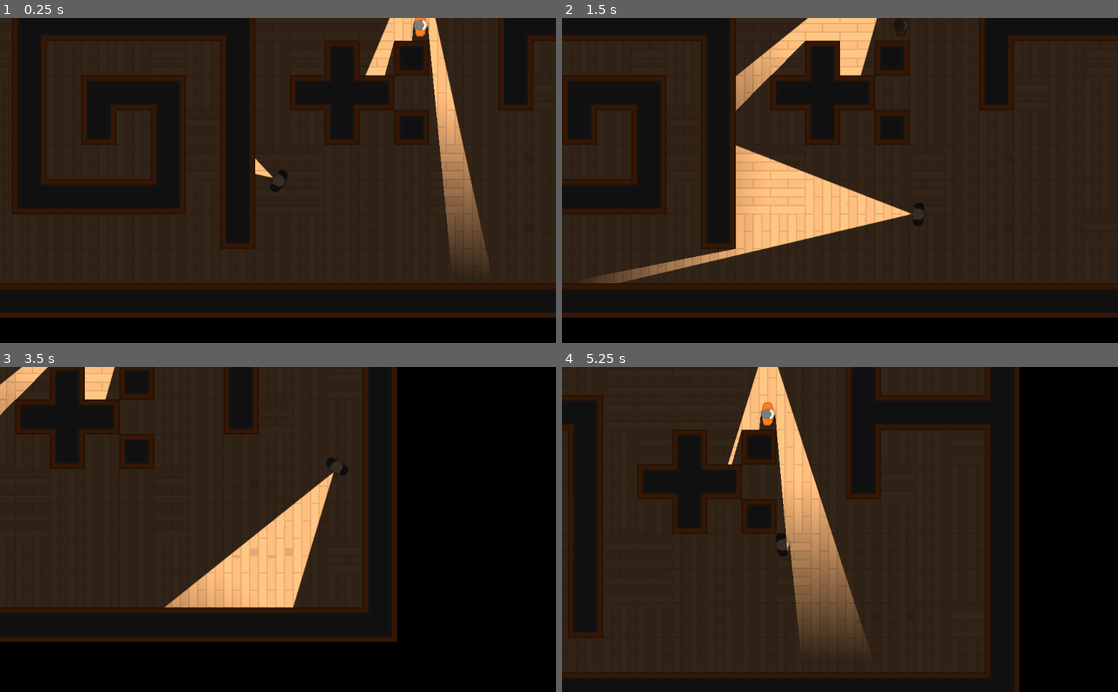
Above: before the commit, frames 1-4 (two rows, left to right).
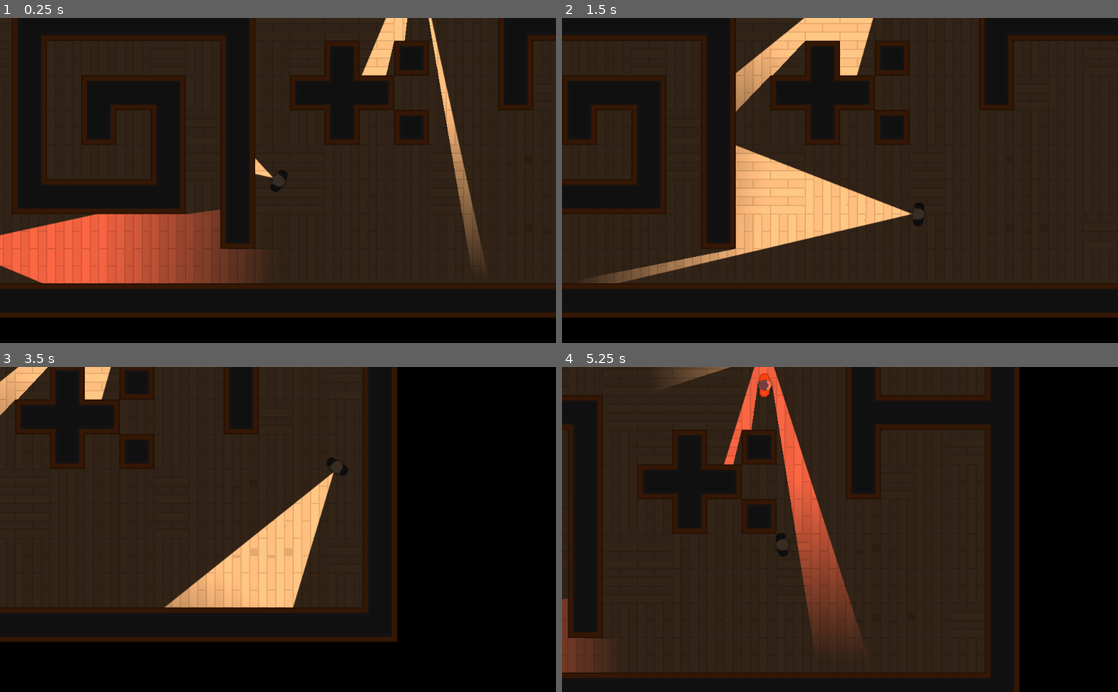
Above: after the commit, the same moments.

Repository: ikostan/HeistMeisters
Game: Godot game, scene res://Levels/TemplateLevel.tscn
The game is run twice, just before and just after one commit, with the same random seed, the same clock (stepped at 60 frames per second) and the same inputs.
Inputs (mouse positions are in pixels of both pictures, inside the frame that each line leads up to):
- Up to frame 1 (0.25 s): no input
- Up to frame 2 (1.5 s): move the mouse to (962, 164) at 0.52 s; hold D (move_right) 0.53-1.28 s; tap E (torch_on) at 0.6, 1.35 s; move the mouse to (728, 196) at 1.27 s; hold C (move_down) from 1.28 s (still down)
- Up to frame 3 (3.5 s): move the mouse to (333, 458) at 2.02 s; release C (move_down) at 2.03 s; hold D (move_right) 2.03-2.78 s; tap E (torch_on) at 2.1, 2.85 s; move the mouse to (250, 594) at 2.77 s; hold W (move_up) from 2.78 s (still down)
- Up to frame 4 (5.25 s): move the mouse to (1006, 578) at 3.52 s; release W (move_up) at 3.53 s; hold A (move_left) 3.53-5.03 s; tap E (torch_on) at 3.6, 4.35, 5.1 s; move the mouse to (673, 480) at 4.27 s; move the mouse to (867, 529) at 5.02 s; hold C (move_down) from 5.03 s (still down)

The runs differ from the first frame. In frame 1, 11% of the frame differs, in the area x 0-88%, y 0-82%; in frame 2, 0.4%; in frame 3, 0.2%; in frame 4, 7.4%.

Commit message:
Camera detection

Diff:
--- a/Levels/TemplateLevel.tscn
+++ b/Levels/TemplateLevel.tscn
@@ -13,15 +13,26 @@
 format = 1
 tile_data = PoolIntArray( -458763, 0, 0, -458762, 0, 2, -458761, 0, 2, -458760, 0, 2, -458759, 0, 2, -458758, 0, 2, -45 …(5095 unchanged characters)…
 
+[node name="TemplateCharacter" parent="." instance=ExtResource( 3 )]
+position = Vector2( 235.839, -82.5325 )
+
 [node name="Player" parent="." instance=ExtResource( 2 )]
 position = Vector2( -22.2236, 257.953 )
 
 [node name="CanvasModulate" type="CanvasModulate" parent="."]
 color = Color( 0.227451, 0.219608, 0.219608, 1 )
 
-[node name="TemplateCharacter" parent="." instance=ExtResource( 3 )]
-position = Vector2( 241.502, -29.1872 )
+[node name="NPC" type="Node" parent="."]
 
-[node name="SecurityCam" parent="." instance=ExtResource( 4 )]
-position = Vector2( 240.984, -184.508 )
+[node name="Cameras" type="Node" parent="NPC"]
+
+[node name="SecurityCam" parent="NPC/Cameras" instance=ExtResource( 4 )]
+position = Vector2( 233.862, -184.255 )
 rotation = 1.5708
+
+[node name="SecurityCam2" parent="NPC/Cameras" instance=ExtResource( 4 )]
+position = Vector2( 633.605, -260.669 )
+rotation = 3.14159
+
+[node name="SecurityCam3" parent="NPC/Cameras" instance=ExtResource( 4 )]
+position = Vector2( -632.723, 375.805 )
--- /dev/null
+++ b/NPC/PlayerDetection.gd
@@ -0,0 +1,30 @@
+extends "res://Characters/TemplateCharacter/TemplateCharacter.gd"
+
+
+const RED = Color('e76767')
+const WHITE = Color('ffffff')
+const VIEW_RANGE = 20
+
+var Player
+
+
+func _ready():
+	Player = get_node('/root').find_node('Player', true, false)
+
+
+func _process(delta):
+
+	if player_detected():
+		$Light2D.color = RED
+	else:
+		$Light2D.color = WHITE
+
+
+func player_detected():
+	var camera_direction = Vector2(1,0).rotated(global_rotation)
+	var player_direction = (Player.position - global_position).normalized()
+
+	if abs(player_direction.angle_to(camera_direction)) < deg2rad(VIEW_RANGE):
+		return true
+
+	return false
--- a/NPC/SecurityCamera/SecurityCam.tscn
+++ b/NPC/SecurityCamera/SecurityCam.tscn
@@ -1,12 +1,17 @@
-[gd_scene load_steps=9 format=2]
+[gd_scene load_steps=11 format=2]
 
 [ext_resource path="res://GFX/PNG/Tiles/tile_463.png" type="Texture" id=1]
 [ext_resource path="res://GFX/PNG/Tiles/tile_536.png" type="Texture" id=2]
 [ext_resource path="res://Lightmaps/Light2D.tscn" type="PackedScene" id=3]
 [ext_resource path="res://SFX/robot_arm_short_2.wav" type="AudioStream" id=4]
 [ext_resource path="res://SFX/robot_arm_short_1.wav" type="AudioStream" id=5]
+[ext_resource path="res://NPC/PlayerDetection.gd" type="Script" id=6]
 
-[sub_resource type="RectangleShape2D" id=1]
+[sub_resource type="OccluderPolygon2D" id=1]
+cull_mode = 1
+polygon = PoolVector2Array( -31.5943, -7.94473, -0.0963058, -7.94473, 0.218674, 7.17433, -31.9093, 6.85935 )
+
+[sub_resource type="RectangleShape2D" id=2]
 extents = Vector2( 9.15376, 2.09806 )
 
 [sub_resource type="Animation" id=3]
@@ -51,11 +56,12 @@
 "values": [ true, true ]
 }
 
-[sub_resource type="OccluderPolygon2D" id=2]
+[sub_resource type="OccluderPolygon2D" id=4]
 cull_mode = 1
-polygon = PoolVector2Array( -7.98313, -1.91078, 0.257561, -1.91078, 0.351204, -4.7201, 4.75248, -5.28197, 4.84613, -6.4057, 10.3711, -6.21841, 10.3711, -4.7201, 10.4648, 4.73796, 10.5584, 6.42356, 4.93977, 6.5172, 4.84613, 5.39347, 0.351204, 5.11254, 0.163918, 1.83499, -8.07677, 1.74135 )
+polygon = PoolVector2Array( 0.257561, -1.91078, 0.351204, -4.7201, 4.75248, -5.28197, 4.84613, -6.4057, 10.3711, -6.21841, 10.3711, -4.7201, 10.4648, 4.73796, 10.5584, 6.42356, 4.93977, 6.5172, 4.84613, 5.39347, 0.351204, 5.11254, 0.163918, 1.83499 )
 
 [node name="SecurityCam" type="Node2D"]
+position = Vector2( -0.236237, -0.236237 )
 __meta__ = {
 "_edit_group_": true
 }
@@ -64,7 +70,14 @@
 scale = Vector2( 0.25, 0.25 )
 texture = ExtResource( 1 )
 
+[node name="LightOccluder2D" type="LightOccluder2D" parent="CamLeg"]
+occluder = SubResource( 1 )
+
 [node name="KinematicBody2D" type="KinematicBody2D" parent="."]
+script = ExtResource( 6 )
+__meta__ = {
+"_edit_group_": true
+}
 
 [node name="Camera" type="Sprite" parent="KinematicBody2D"]
 position = Vector2( 6, 0 )
@@ -72,22 +85,24 @@
 scale = Vector2( 0.25, 0.25 )
 texture = ExtResource( 2 )
 
+[node name="CollisionShape2D" type="CollisionShape2D" parent="KinematicBody2D"]
+visible = false
+position = Vector2( 1.03009, 0 )
+shape = SubResource( 2 )
+disabled = true
+
 [node name="Light2D" parent="KinematicBody2D" instance=ExtResource( 3 )]
 position = Vector2( 11.7, 0 )
 scale = Vector2( 0.980968, 1 )
 offset = Vector2( 315, 0 )
 
-[node name="CollisionShape2D" type="CollisionShape2D" parent="KinematicBody2D"]
+[node name="AudioLeft" type="AudioStreamPlayer2D" parent="KinematicBody2D"]
 visible = false
-position = Vector2( 1.03009, 0 )
-shape = SubResource( 1 )
-disabled = true
-
-[node name="AudioLeft" type="AudioStreamPlayer2D" parent="KinematicBody2D"]
 stream = ExtResource( 4 )
 volume_db = -10.0
 
 [node name="AudioRight" type="AudioStreamPlayer2D" parent="KinematicBody2D"]
+visible = false
 stream = ExtResource( 5 )
 volume_db = -10.0
 attenuation = 0.297302
@@ -96,5 +111,5 @@
 autoplay = "CamMovement"
 anims/CamMovement = SubResource( 3 )
 
-[node name="LightOccluder2D" type="LightOccluder2D" parent="."]
-occluder = SubResource( 2 )
+[node name="LightOccluder2D" type="LightOccluder2D" parent="KinematicBody2D"]
+occluder = SubResource( 4 )
